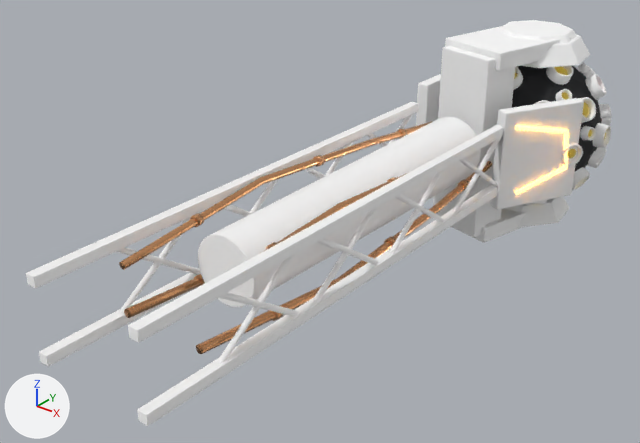
One commit to the glTF model models/mod_geodesic_ew_emitter.glb: the scene before it, then after it.
One viewpoint serves both versions: a 50 mm lens placed at (11.02, -19.58, 8.5), pointed at (-0.68, -4.96, -0.56). The lights are fixed; the arrows at lower left show +X, +Y and +Z. The first picture is the older version. Where no turn or scale is listed for an object, it has been applied to the vertices.

The older version as bpy lines, for what is in view:
```python
ob_cs17_ew_telescoping_rails = bpy.data.objects.new('CS17_EW_Telescoping_Rails', me_cs17_ew_telescoping_rails)
ob_cs17_ew_telescoping_rails.location = (0.0, 0.0, 0.0)
ob_cs17_ew_waveguide_trunk = bpy.data.objects.new('CS17_EW_Waveguide_Trunk', me_cs17_ew_waveguide_trunk)
ob_cs17_ew_waveguide_trunk.location = (0.0, 0.0, 0.0)
ob_cs17_geodesic_aperture_bezels = bpy.data.objects.new('CS17_Geodesic_Aperture_Bezels', me_cs17_geodesic_aperture_bezels)
ob_cs17_geodesic_aperture_bezels.location = (0.64, 2.77, 0.0)
ob_cs17_geodesic_emitter_spherecore = bpy.data.objects.new('CS17_Geodesic_Emitter_SphereCore', me_cs17_geodesic_emitter_spherecore)
ob_cs17_geodesic_emitter_spherecore.location = (0.64, 2.77, 0.0)
ob_cs17_geodesic_gimbal_armored_caps = bpy.data.objects.new('CS17_Geodesic_Gimbal_Armored_Caps', me_cs17_geodesic_gimbal_armored_caps)
ob_cs17_geodesic_gimbal_armored_caps.location = (0.0, 0.2, 0.0)
# also in view: 'CS17_EW_Copper_Umbilicals' at (0.0, -5.15, -0.01)
```
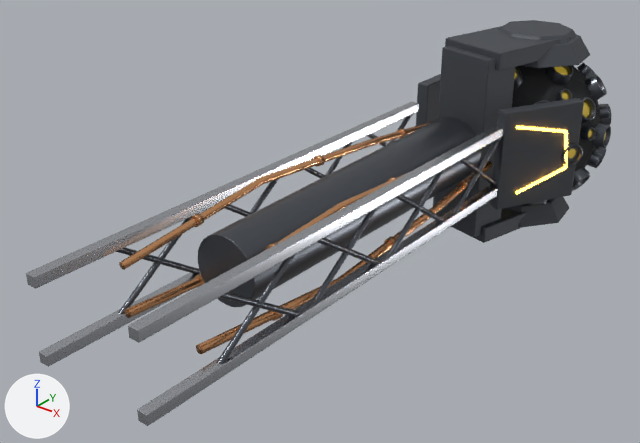
Edits to the bpy script that builds the scene:
```text
Change mat_mat_gunmetal_structural:
    mat_mat_gunmetal_structural.base_color: (1.0, 1.0, 1.0) -> (0.11, 0.12, 0.14)  # white #ffffff -> dark grey #5d6169
    mat_mat_gunmetal_structural.roughness: 1.0 -> 0.33
Change mat_mat_stealth_ram_solid:
    mat_mat_stealth_ram_solid.base_color: (1.0, 1.0, 1.0) -> (0.065, 0.072, 0.085)  # white #ffffff -> dark grey #484c52
Change mat_mat_titanium_machined:
    mat_mat_titanium_machined.base_color: (1.0, 1.0, 1.0) -> (0.52, 0.54, 0.58)  # white #ffffff -> light grey #bfc2c8
    mat_mat_titanium_machined.roughness: 1.0 -> 0.26
```

Pixel boxes [x1, y1, x2, y2] of what changed, in the pictures (640 x 443 px):
'CS17_EW_Telescoping_Rails', recoloured, surface changed: [26, 102, 503, 426] in both
'CS17_Geodesic_Gimbal_Armored_Caps', recoloured (white to dark grey): [416, 20, 590, 243] in both
'CS17_EW_Waveguide_Trunk', recoloured, surface changed (white to dark grey): [116, 114, 501, 364] in both
'CS17_Geodesic_Aperture_Bezels', recoloured, surface changed (white to dark grey): [513, 62, 611, 205] in both
